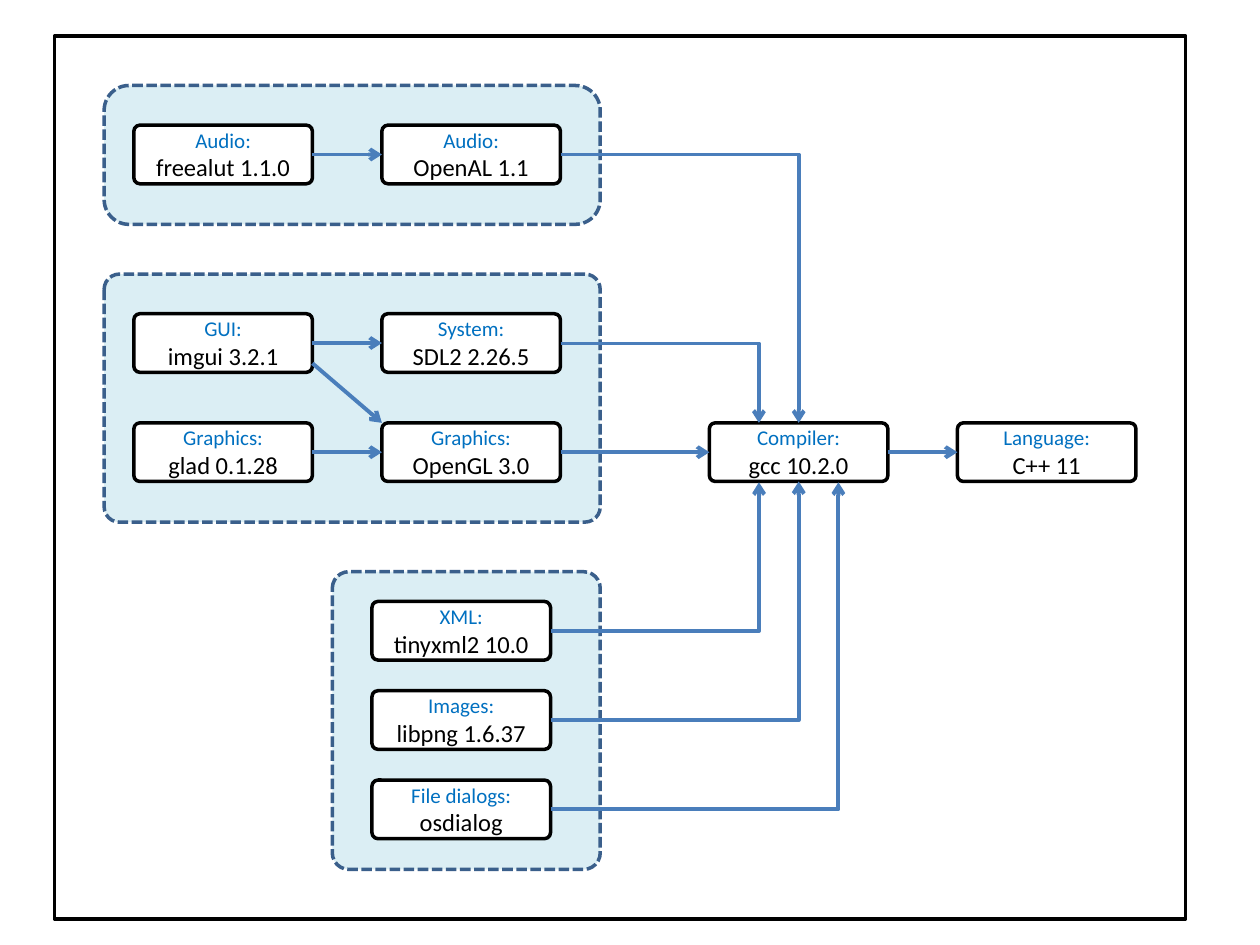
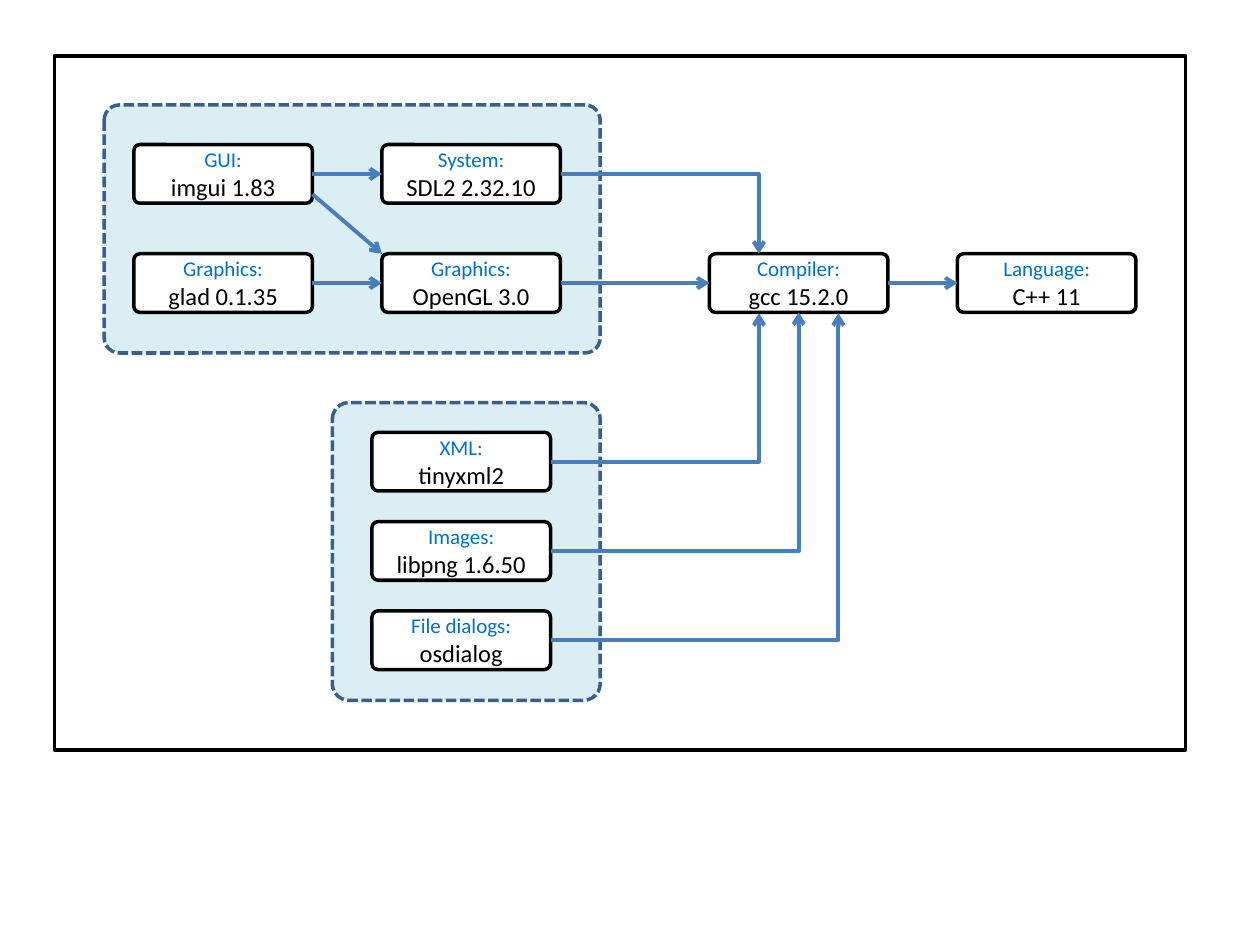
Before and after one commit to vircon32/ComputerSoftware, a slide deck: slide 1 of DesktopEmulator/Emulator/Documents/Emulator compilation.pptx. Drawn at 1260x945 pixels with LibreOffice and Linux fonts; fonts in the diff are those of the drawing. Boxes give left, top, right and bottom in pixels: in the first picture for what was removed or moved away, otherwise in the second. Text is boxed around its words. In the diff, an @@ line names an element or a change of style, - is before the commit and + after.

```diff
--- a/DesktopEmulator/Emulator/Documents/Emulator compilation.pptx
+++ b/DesktopEmulator/Emulator/Documents/Emulator compilation.pptx
@@ rectangle: place and size @@
-rectangle at [54, 37, 1186, 920]
+rectangle at [54, 55, 1186, 750]
@@ 11 rounded rectangles, 5 arrows, 4 elbow arrows: place and size @@
-11 rounded rectangles, 5 arrows, 4 elbow arrows at [105, 275, 1137, 869]
+11 rounded rectangles, 5 arrows, 4 elbow arrows at [105, 105, 1137, 701]
@@ text in rounded rectangle at [171, 179, 275, 202]: text changed @@
-imgui 3.2.1
+imgui 1.83
@@ group removed at [105, 86, 601, 224]: 3 rounded rectangles, 1 arrow @@
-Audio:
-OpenAL 1.1
-Audio:
-freealut 1.1.0
@@ elbow arrow removed from (561, 155) to (799, 423) @@
@@ text in rounded rectangle at [406, 180, 535, 202]: text changed @@
-SDL2 2.26.5
+SDL2 2.32.10
@@ text in rounded rectangle at [168, 288, 278, 311]: text changed @@
-glad 0.1.28
+glad 0.1.35
@@ text in rounded rectangle at [749, 289, 848, 311]: text changed @@
-gcc 10.2.0
+gcc 15.2.0
@@ text in rounded rectangle at [418, 467, 504, 490]: text changed @@
-tinyxml2 10.0
+tinyxml2
@@ text in rounded rectangle at [397, 556, 526, 579]: text changed @@
-libpng 1.6.37
+libpng 1.6.50
```
Also in this commit, not shown: 5 other files.
